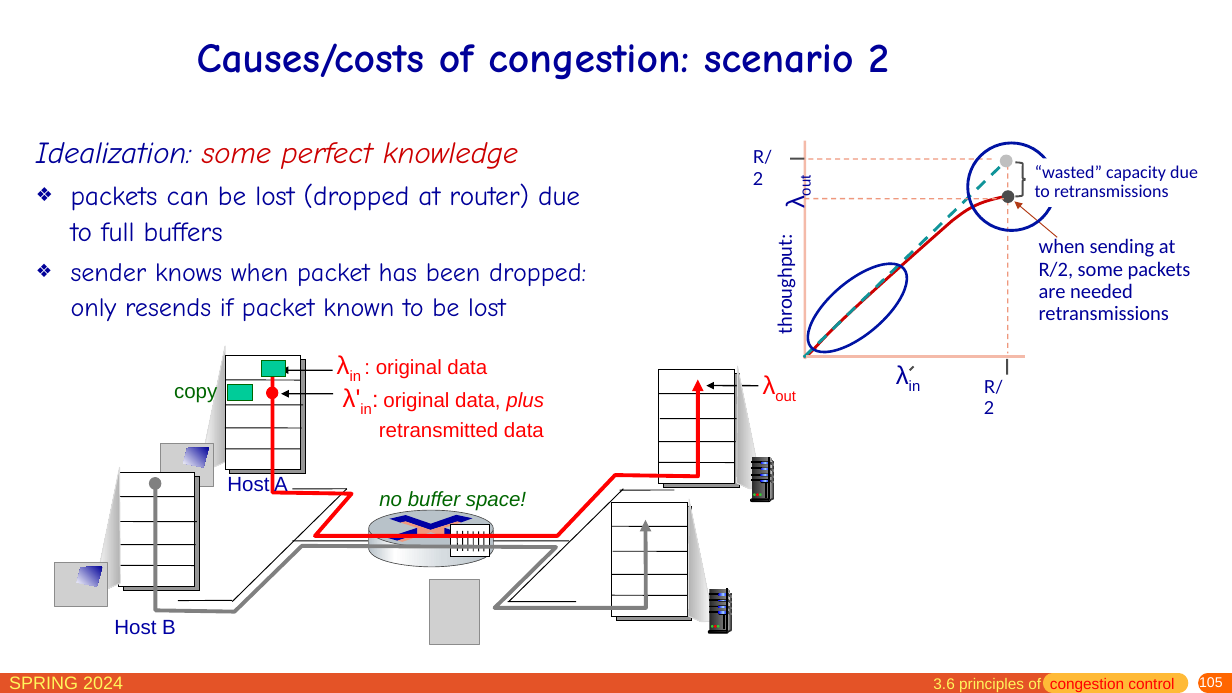
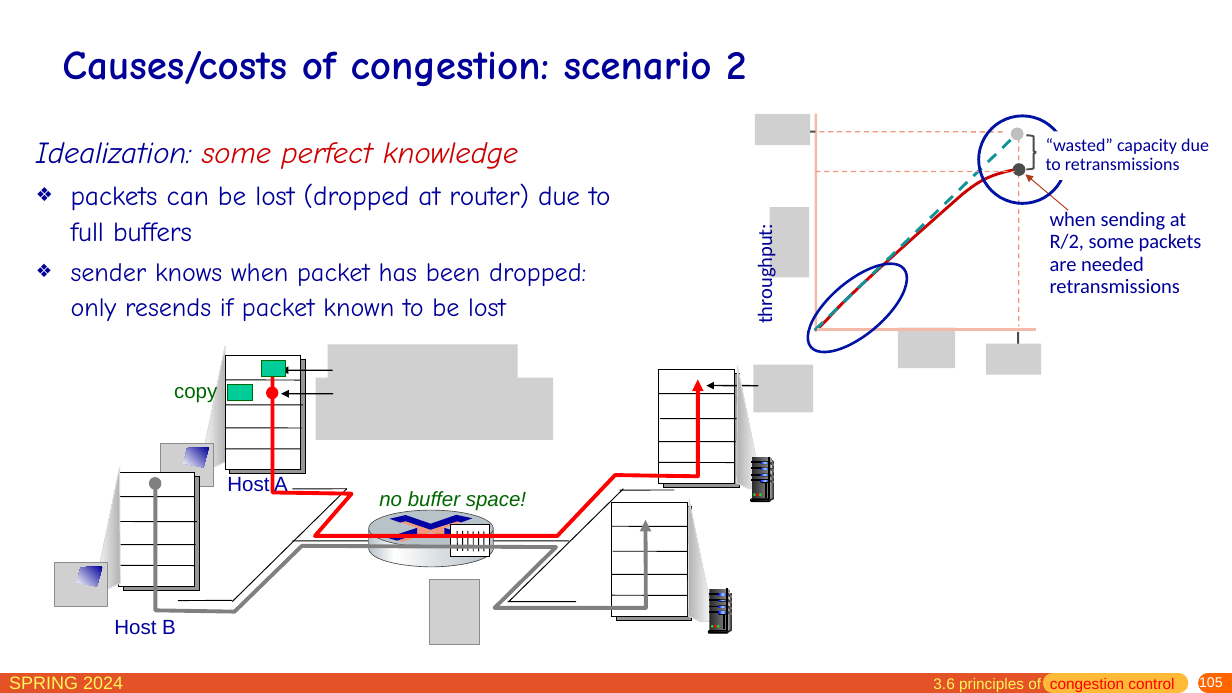
Before and after one commit to network-whu/slides, a slide deck: slide 105 of pptx/chapter3.pptx. Drawn at 1232x693 pixels with LibreOffice and Linux fonts; fonts in the diff are those of the drawing; grey boxes stand for pictures. Boxes give left, top, right and bottom in pixels: in the first picture for what was removed or moved away, otherwise in the second. Text is boxed around its words. In the diff, an @@ line names an element or a change of style, - is before the commit and + after.

```diff
--- a/pptx/chapter3.pptx
+++ b/pptx/chapter3.pptx
@@ title "Causes/costs of congestion: scenario 2": place and size @@
-title "Causes/costs of congestion: scenario 2" at box(197, 43, 889, 80)
+title "Causes/costs of congestion: scenario 2" at box(62, 51, 746, 86)
@@ title "Causes/costs of congestion: scenario 2" at box(62, 51, 746, 86): size 32.4 to 32 pt @@
@@ 6 lines, 3 ellipses, 1 freeform shape, 1 arrow: place and size @@
-6 lines, 3 ellipses, 1 freeform shape, 1 arrow at box(804, 140, 1057, 374)
+6 lines, 3 ellipses, 1 freeform shape, 1 arrow at box(815, 114, 1068, 348)
@@ text "Idealization: some perfect knowledge" rewrapped from box(71, 183, 586, 321) to box(36, 142, 610, 321) @@
@@ 2 texts, 1 freeform shape, 1 right brace, 1 line: place and size @@
-2 texts, 1 freeform shape, 1 right brace, 1 line at box(790, 159, 1198, 358)
+2 texts, 1 freeform shape, 1 right brace, 1 line at box(801, 131, 1209, 330)
@@ text "throughput:": place and size @@
-text "throughput:" at box(772, 244, 797, 331)
+text "throughput:" at box(753, 234, 778, 321)
@@ picture added at box(328, 345, 518, 393) @@
@@ text removed at box(376, 359, 487, 379) @@
-λin : original data
@@ group added at box(755, 114, 1042, 375): 4 pictures @@
@@ picture added at box(316, 378, 554, 441) @@
@@ text removed at box(343, 388, 544, 438) @@
-λ'in: original data, plus retransmitted data
@@ text removed at box(754, 365, 814, 413) @@
-λout
@@ picture added at box(754, 365, 814, 413) @@
@@ group removed at box(753, 150, 1003, 414): 4 texts, 1 line @@
-λin
-R/2
-λout
-R/2
@@ line removed from (477, 402) to (511, 402) @@
```
Also in this commit, not shown: 21 other slides changed, 3 slides removed.
